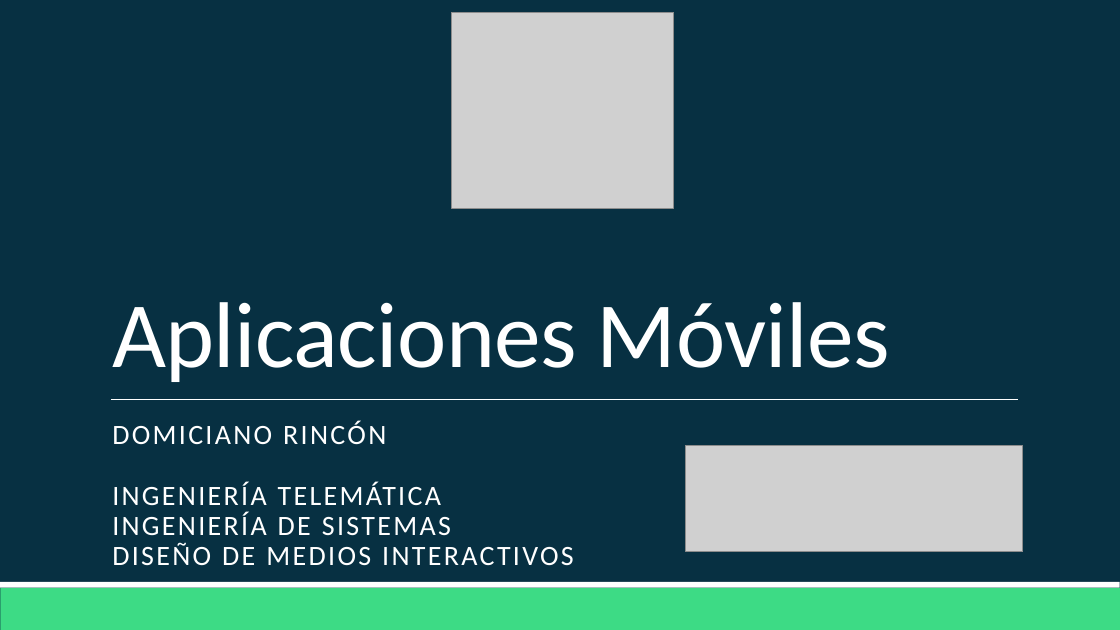
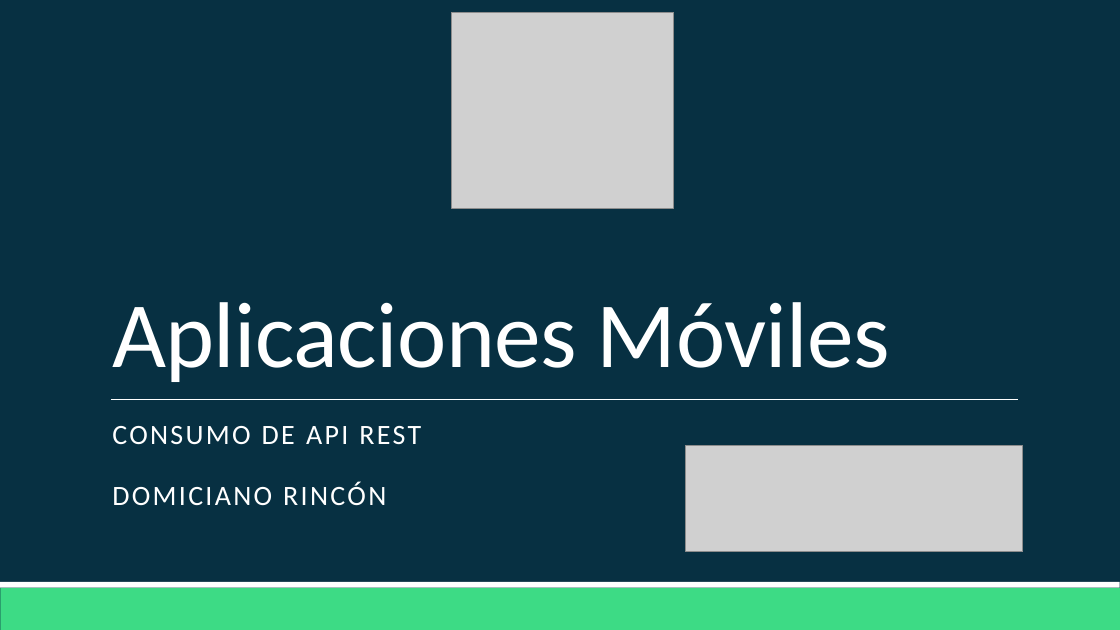
Before and after one commit to Domiciano/AppMoviles201, a slide deck: slide 1 of Clase 10/Clase 10.pptx. Drawn at 1120x630 pixels with LibreOffice and Linux fonts; fonts in the diff are those of the drawing; grey boxes stand for pictures. Boxes give left, top, right and bottom in pixels: in the first picture for what was removed or moved away, otherwise in the second. Text is boxed around its words. In the diff, an @@ line names an element or a change of style, - is before the commit and + after.

```diff
--- a/Clase 10/Clase 10.pptx
+++ b/Clase 10/Clase 10.pptx
@@ subtitle at (x1=112, y1=426, x2=421, y2=445): paragraph added @@
+CONSUMO DE API REST
@@ subtitle at (x1=112, y1=482, x2=574, y2=565): paragraphs removed @@
-INGENIERÍA TELEMÁTICA
-INGENIERÍA DE SISTEMAS
-DISEÑO DE MEDIOS INTERACTIVOS
```
Also in this commit, not shown: 2 other slides changed, 31 slides added, 1 slide removed, 2 other files.
